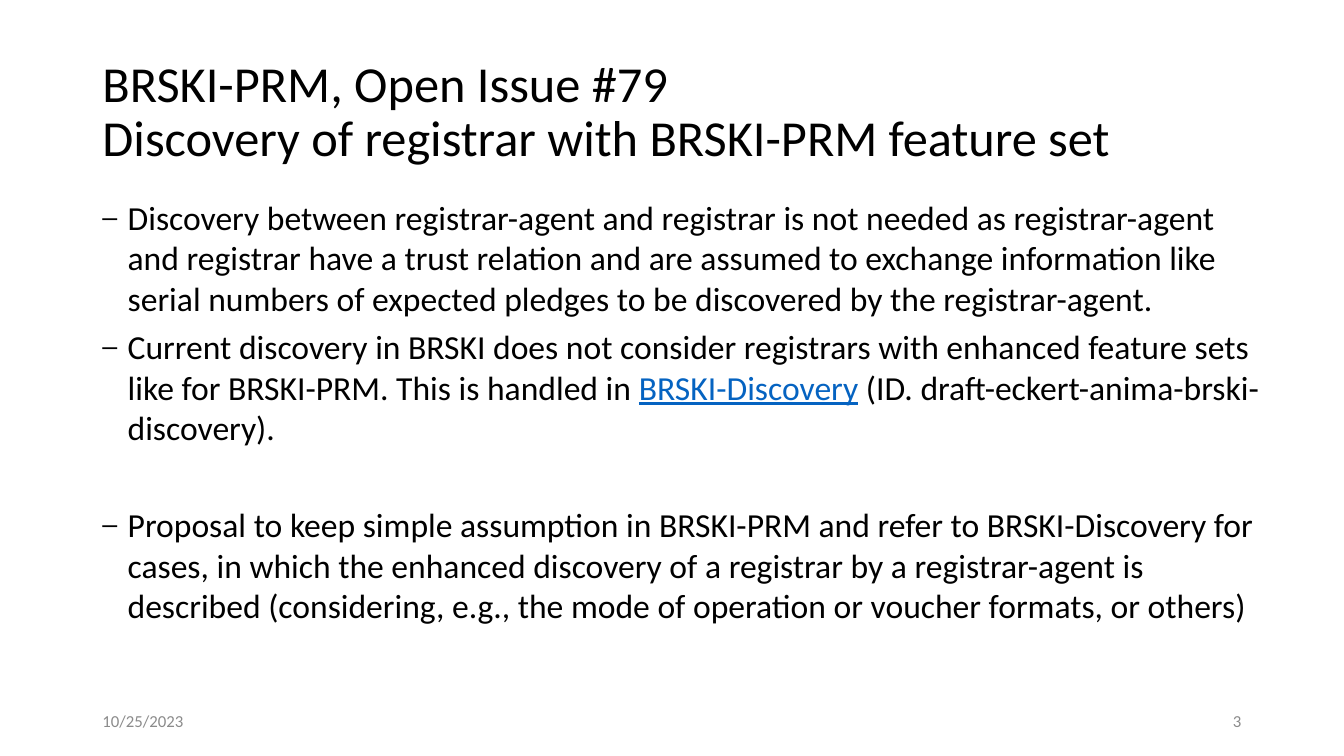
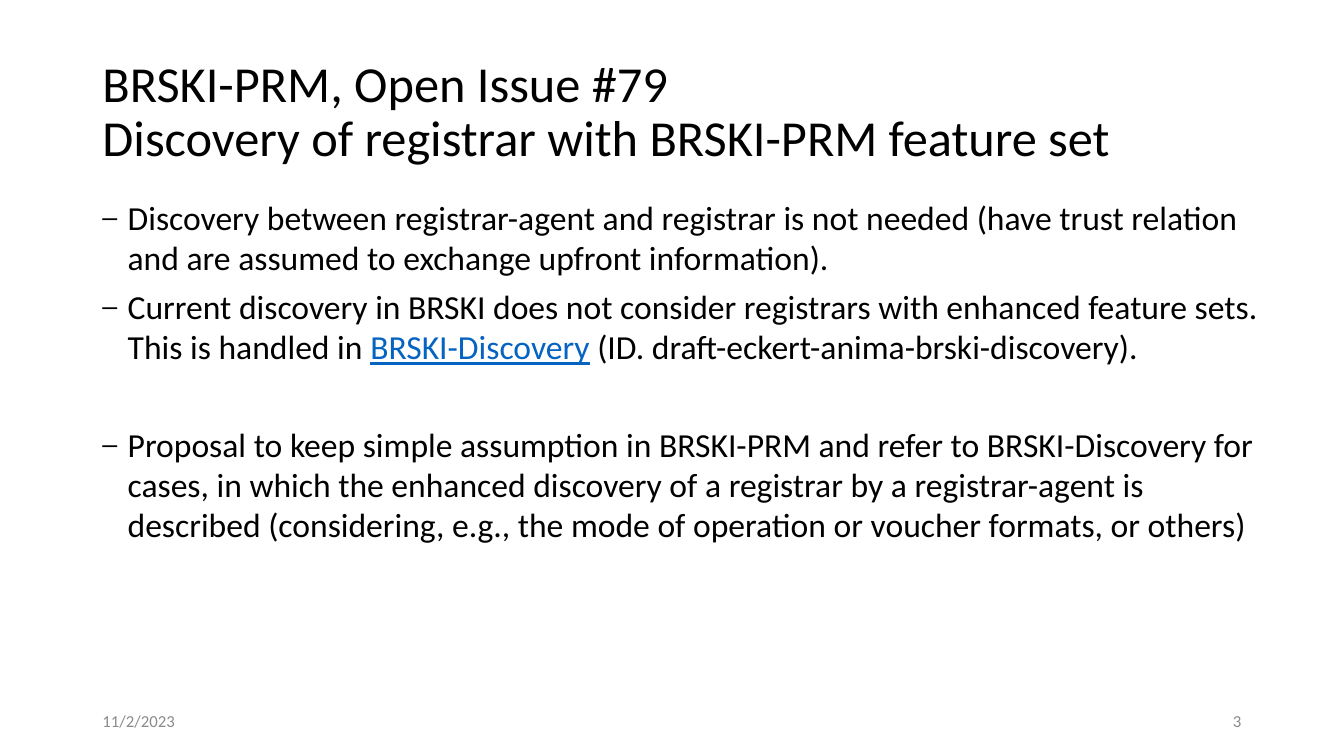
Before and after one commit to anima-wg/anima-brski-prm, a slide deck: slide 3 of presentations/slides-118-anima-update-brski-with-pledge-in-responder-mode-brski-prm.pptx. Drawn at 1344x756 pixels with LibreOffice and Linux fonts; fonts in the diff are those of the drawing. Boxes give left, top, right and bottom in pixels: in the first picture for what was removed or moved away, otherwise in the second. Text is boxed around its words. In the diff, an @@ line names an element or a change of style, - is before the commit and + after.

Commit message:
simplified slide 3 and 4

```diff
--- a/presentations/slides-118-anima-update-brski-with-pledge-in-responder-mode-brski-prm.pptx
+++ b/presentations/slides-118-anima-update-brski-with-pledge-in-responder-mode-brski-prm.pptx
@@ text at <box>128,205,1258,365</box>: text changed @@
-– Discovery between registrar-agent and registrar is not needed as registrar-agent and registrar have a trust relation and are assumed to exchange information like serial numbers of expected pledges to be discovered by the registrar-agent.
-– Current discovery in BRSKI does not consider registrars with enhanced feature sets like for BRSKI-PRM. This is handled in BRSKI-Discovery (ID. draft-eckert-anima-brski-discovery).
+– Discovery between registrar-agent and registrar is not needed (have trust relation and are assumed to exchange upfront information).
+– Current discovery in BRSKI does not consider registrars with enhanced feature sets. This is handled in BRSKI-Discovery (ID. draft-eckert-anima-brski-discovery).
@@ text at <box>102,715,174,728</box>: text changed @@
-10/25/2023
+11/2/2023
```
Also in this commit, not shown: 3 other slides changed.
